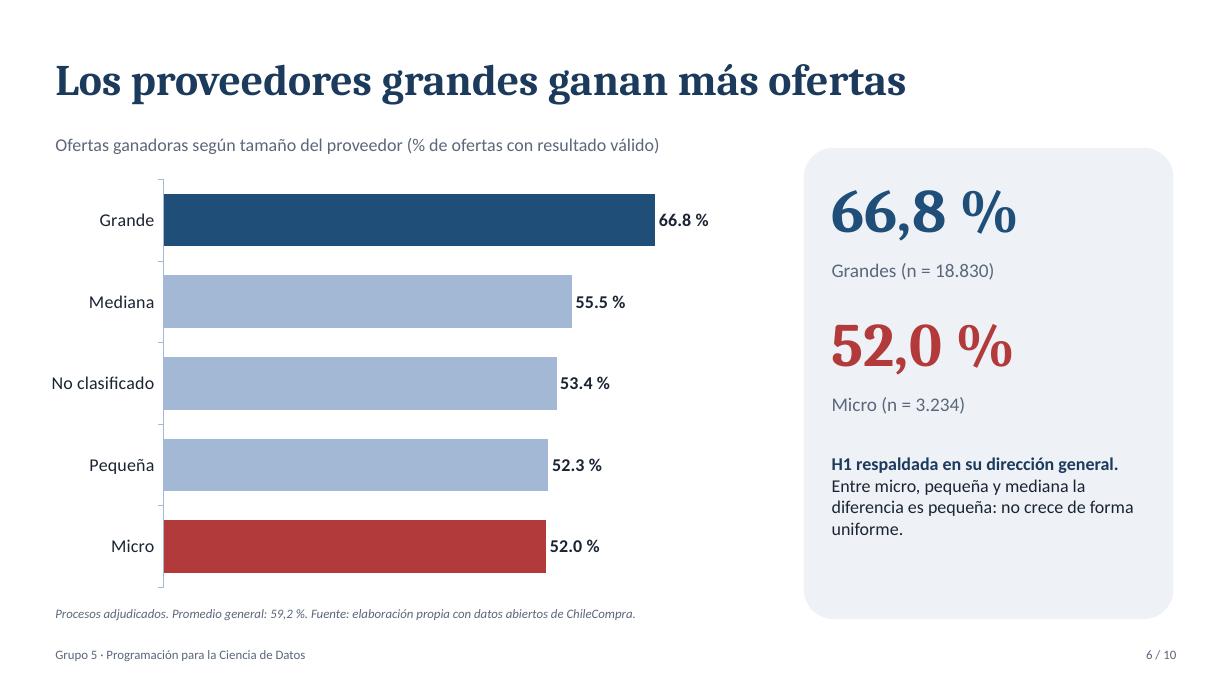
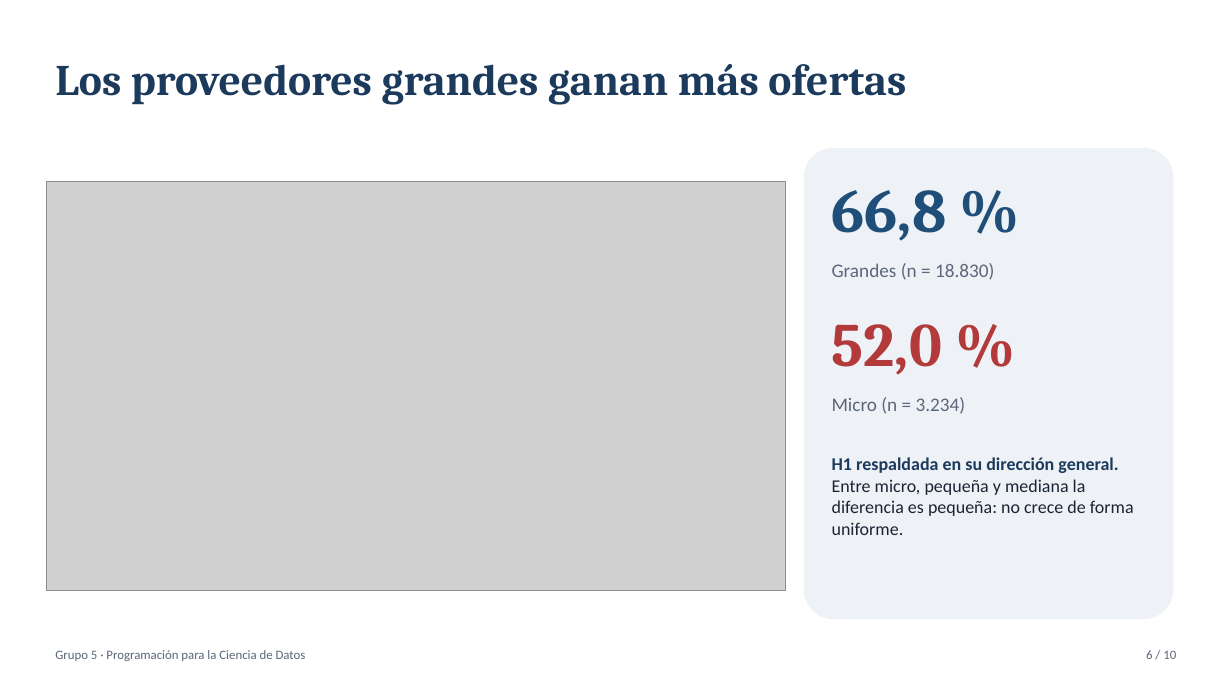
Before and after one commit to vbravo29/mcdi500-licitaciones-salud, a slide deck: slide 6 of docs/presentacion_f4_grupo_5.pptx. Drawn at 1232x693 pixels with LibreOffice and Linux fonts; fonts in the diff are those of the drawing; grey boxes stand for pictures. Boxes give left, top, right and bottom in pixels: in the first picture for what was removed or moved away, otherwise in the second. Text is boxed around its words. In the diff, an @@ line names an element or a change of style, - is before the commit and + after.

```diff
--- a/docs/presentacion_f4_grupo_5.pptx
+++ b/docs/presentacion_f4_grupo_5.pptx
@@ text removed at <box>55,138,659,154</box> @@
-Ofertas ganadoras según tamaño del proveedor (% de ofertas con resultado válido)
@@ bar chart removed at <box>37,171,767,596</box> @@
-categories: Micro, Pequeña, No clasificado, Mediana, Grande
-Series 1: 52, 52.3, 53.4, 55.5, 66.8
@@ picture added at <box>46,181,786,590</box> @@
@@ text removed at <box>55,609,636,620</box> @@
-Procesos adjudicados. Promedio general: 59,2 %. Fuente: elaboración propia con datos abiertos de ChileCompra.
```
Also in this commit, not shown: 5 other slides changed, 3 other files.
